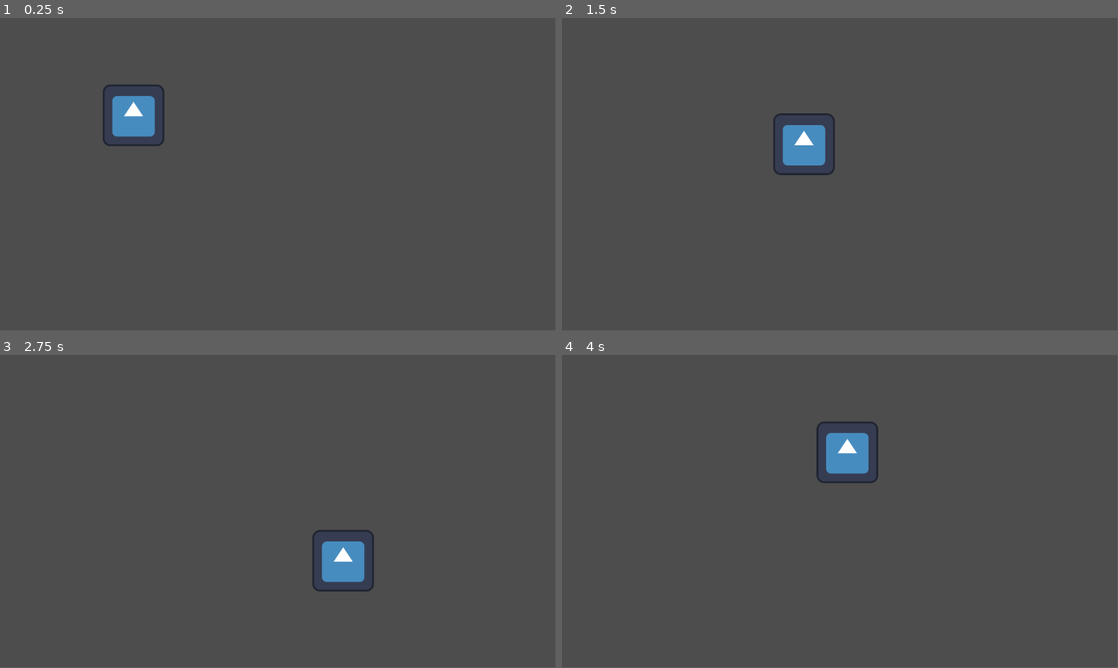
Above: before the commit, frames 1-4 (two rows, left to right).
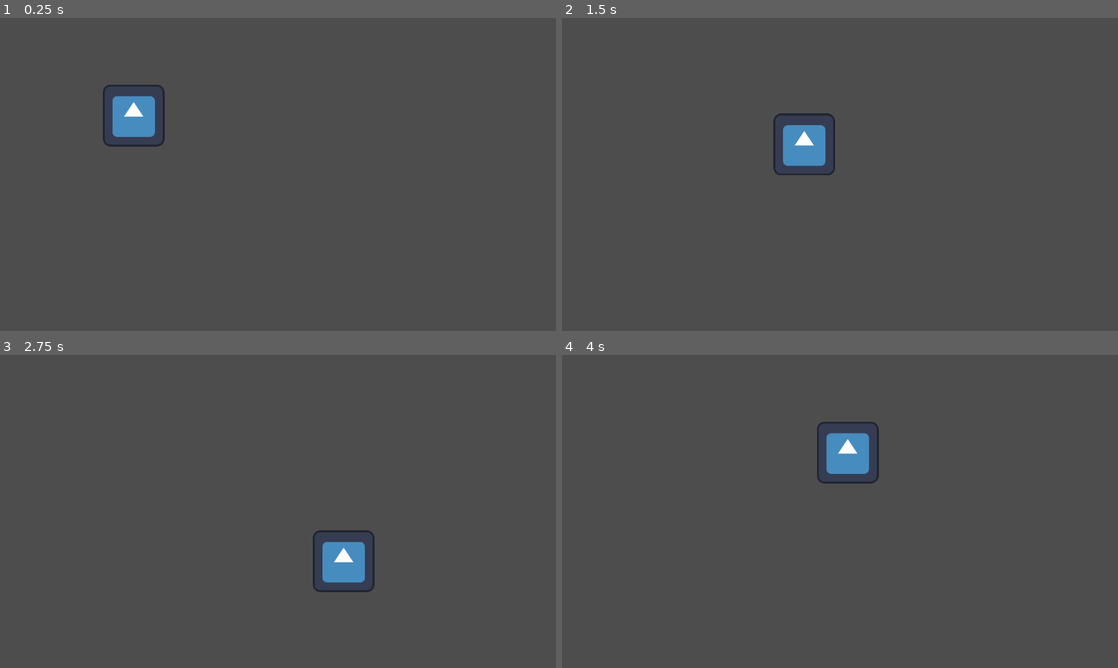
Above: after the commit, the same moments.

Repository: Ninesliced/globalgamejam2025
Game: Godot game, scene res://scenes/main.tscn
Same seed, same stepped clock (60 frames per second), same inputs: the game is played once before the commit and once after it. The engine's default icon, where the game draws it, is replaced by a stand-in: a white triangle on a blue panel in a dark square.
Inputs:
- Up to frame 1 (0.25 s): no input
- Up to frame 2 (1.5 s): tap Enter at 0.5 s; hold Right (ui_right) 0.53-1.28 s; hold V (test_arkanyota, bound only after the commit) 0.53-1.28 s; hold Down (ui_down) from 1.28 s (still down); tap V (test_arkanyota, bound only after the commit) at 1.35 s
- Up to frame 3 (2.75 s): release Down (ui_down) at 2.03 s; hold Right (ui_right) from 2.03 s (still down); hold V (test_arkanyota, bound only after the commit) from 2.03 s (still down)
- Up to frame 4 (4 s): release Right (ui_right) at 2.78 s; release V (test_arkanyota, bound only after the commit) at 2.78 s; hold Up (ui_up) 2.78-3.53 s; tap V (test_arkanyota, bound only after the commit) at 2.85 s; hold Left (ui_left) from 3.53 s (still down); hold V (test_arkanyota, bound only after the commit) from 3.53 s (still down)
In our replay, the window is 799x449 before the commit and 800x450 after it. These sizes can differ from the game's own. Grey fills any space a smaller window leaves; there, only what the larger window draws over its background counts as a difference.

The runs differ from the first frame. In frame 1, less than 0.1% of the frame differs, in the area x 19-29%, y 24-42%; in frame 2, less than 0.1%; in frame 3, 0.2%, in the area x 56-68%, y 56-76%; in frame 4, 0.2%.

Commit message:
map, with level et between level

Diff:
--- a/project.godot
+++ b/project.godot
@@ -15,6 +15,18 @@
 config/features=PackedStringArray("4.3", "GL Compatibility")
 config/icon="res://icon.svg"
 
+[display]
+
+window/stretch/mode="canvas_items"
+
+[input]
+
+test_arkanyota={
+"deadzone": 0.5,
+"events": [Object(InputEventKey,"resource_local_to_scene":false,"resource_name":"","device":0,"window_id":0,"alt_pressed":false,"shift_pressed":false,"ctrl_pressed":false,"meta_pressed":false,"pressed":false,"keycode":0,"physical_keycode":86,"key_label":0,"unicode":0,"location":0,"echo":false,"script":null)
+]
+}
+
 [rendering]
 
 renderer/rendering_method="gl_compatibility"
--- /dev/null
+++ b/scenes/levels/between_level.tscn
@@ -0,0 +1,19 @@
+[gd_scene load_steps=3 format=3 uid="uid://dmwktqs3nsqef"]
+
+[ext_resource type="Texture2D" uid="uid://cnkotfkq464b5" path="res://images/background/Between_level.jpg" id="1_khbn4"]
+
+[sub_resource type="RectangleShape2D" id="RectangleShape2D_j7c8c"]
+size = Vector2(1165, 381)
+
+[node name="BetweenLevel" type="Node2D"]
+
+[node name="Sprite2D" type="Sprite2D" parent="."]
+position = Vector2(571.25, 180)
+scale = Vector2(1.94501, 1.34074)
+texture = ExtResource("1_khbn4")
+
+[node name="Area2D" type="Area2D" parent="."]
+
+[node name="CollisionShape2D" type="CollisionShape2D" parent="Area2D"]
+position = Vector2(580, 188)
+shape = SubResource("RectangleShape2D_j7c8c")
--- /dev/null
+++ b/scenes/levels/level.gd
@@ -0,0 +1,11 @@
+extends Node2D
+
+
+# Called when the node enters the scene tree for the first time.
+func _ready():
+	pass # Replace with function body.
+
+
+# Called every frame. 'delta' is the elapsed time since the previous frame.
+func _process(delta):
+	pass
--- /dev/null
+++ b/scenes/levels/level.tscn
@@ -0,0 +1,21 @@
+[gd_scene load_steps=4 format=3 uid="uid://mdow3uqace07"]
+
+[ext_resource type="Script" path="res://scenes/levels/level.gd" id="1_d2k7l"]
+[ext_resource type="Texture2D" uid="uid://ctcv86cq4vk1c" path="res://images/background/1000_F_305827311_gzhaRwKqzqXairHIVapU6qYQSIiybMf7 copy.jpg" id="2_qnpdf"]
+
+[sub_resource type="RectangleShape2D" id="RectangleShape2D_hmtaw"]
+size = Vector2(1165, 1361)
+
+[node name="Level" type="Node2D"]
+script = ExtResource("1_d2k7l")
+
+[node name="Sprite2D" type="Sprite2D" parent="."]
+position = Vector2(571, 666)
+scale = Vector2(1.94501, 1.34074)
+texture = ExtResource("2_qnpdf")
+
+[node name="Area2D" type="Area2D" parent="."]
+
+[node name="CollisionShape2D" type="CollisionShape2D" parent="Area2D"]
+position = Vector2(572.5, 670.5)
+shape = SubResource("RectangleShape2D_hmtaw")
--- /dev/null
+++ b/scenes/levels/map.gd
@@ -0,0 +1,66 @@
+extends Node2D
+
+var levels = []
+var next_to_load_is_level = false
+
+var PackedScenelevel: PackedScene = preload("res://scenes/levels/level.tscn")
+var PackedScenebetween_level: PackedScene = preload("res://scenes/levels/between_level.tscn")
+
+# Called when the node enters the scene tree for the first time.
+func _ready():
+	load_next_level()
+	load_next_level()
+	load_next_level()
+
+	pass # Replace with function body.
+
+
+# Called every frame. 'delta' is the elapsed time since the previous frame.
+func _process(delta):
+	if len(levels) >= 3:
+		if levels[0].position.y + get_size_of_level(levels[0]).y < 0:
+			load_next_level()
+			print("Next level is loading")
+	if Input.is_action_pressed("test_arkanyota"):
+		down_the_screen()
+
+func load_next_level():
+	var level_to_delete
+	var node
+
+	if len(levels) >= 3:
+		level_to_delete = levels.pop_front()
+		level_to_delete.queue_free()
+
+	if next_to_load_is_level:
+		node = PackedScenelevel.instantiate()
+	else:
+		node = PackedScenebetween_level.instantiate()
+
+	if len(levels) != 0:
+		var size = get_size_of_level(levels[-1])
+		node.set_position(Vector2(0, levels[-1].position.y + size.y))
+	else:
+		var size = get_size_of_level(node)
+		node.set_position(Vector2(0, 0))
+
+	%Levels.add_child(node)
+	levels.append(node)
+
+	next_to_load_is_level = not next_to_load_is_level
+
+func get_size_of_level(level_node):
+	var size
+	var LastLevelColisionShape = level_node.get_node("Area2D/CollisionShape2D")
+	var LastLevelColisionShape_Shape = LastLevelColisionShape.get_shape()
+	if LastLevelColisionShape_Shape is RectangleShape2D:
+		size = LastLevelColisionShape_Shape.size
+	else:
+		size = Vector2(2,2)
+		print("Is not a fucking shape")
+	return size
+
+func down_the_screen():
+	print(levels)
+	for level in levels:
+		level.set_position(level.get_position() - Vector2(0,1))
--- /dev/null
+++ b/scenes/levels/map.tscn
@@ -0,0 +1,16 @@
+[gd_scene load_steps=3 format=3 uid="uid://hooy7ane5khx"]
+
+[ext_resource type="Script" path="res://scenes/levels/map.gd" id="1_su3uq"]
+[ext_resource type="PackedScene" uid="uid://bhbpuedpj1d3l" path="res://scenes/actors/player/player.tscn" id="2_xd5cu"]
+
+[node name="Map" type="Node2D"]
+script = ExtResource("1_su3uq")
+
+[node name="Levels" type="Node2D" parent="."]
+unique_name_in_owner = true
+
+[node name="Player" parent="." instance=ExtResource("2_xd5cu")]
+position = Vector2(732, 395)
+
+[node name="Camera2D" type="Camera2D" parent="."]
+position = Vector2(573, 318)
Binary file added: images/background/1000_F_305827311_gzhaRwKqzqXairHIVapU6qYQSIiybMf7 copy.jpg
Not shown, added: images/background/1000_F_305827311_gzhaRwKqzqXairHIVapU6qYQSIiybMf7 copy.jpg.import
Binary file added: images/background/1000_F_305827311_gzhaRwKqzqXairHIVapU6qYQSIiybMf7.jpg
Not shown, added: images/background/1000_F_305827311_gzhaRwKqzqXairHIVapU6qYQSIiybMf7.jpg.import
Binary file added: images/background/Between_level.jpg
Not shown, added: images/background/Between_level.jpg.import
